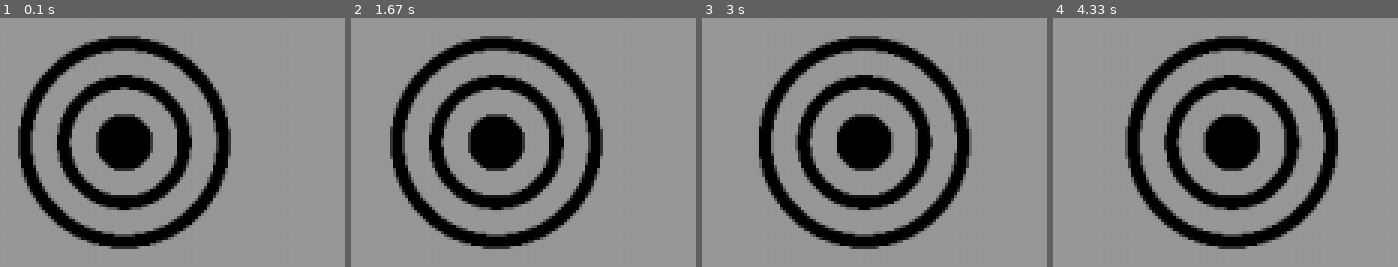
Above: before the commit, frames 1-4 (left to right).
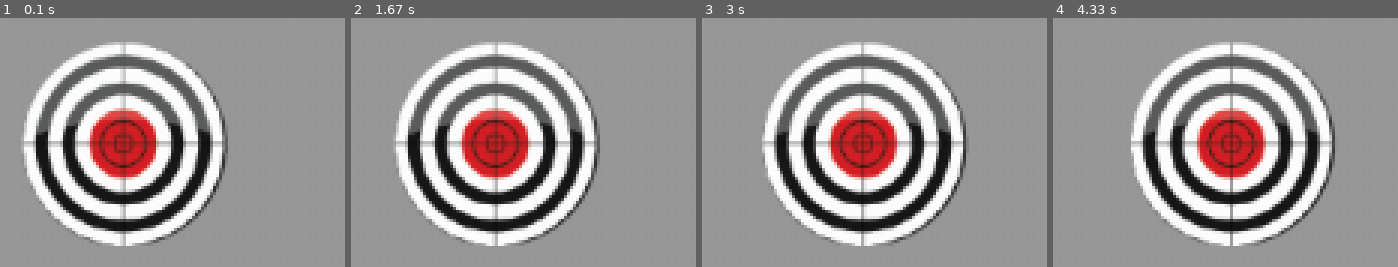
Above: after the commit, the same moments.

Repository: 7daytheory/pygame
Game: pygame game, started from code/main.py
Two runs of this game, one before a commit and one after it. Both use one fixed random seed, a clock stepped at 60 frames per second and the inputs below.
Inputs:
- Up to frame 1 (0.1 s): no input
- Up to frame 2 (1.67 s): no input
- Up to frame 3 (3 s): no input
- Up to frame 4 (4.33 s): no input

The runs differ from the first frame. In frame 1, 39% of the frame differs, in the area x 5-67%, y 7-93%; in frame 2, 39%; in frame 3, 39%; in frame 4, 39%, in the area x 20-83%, y 7-93%.

Commit message:
Feat: Create png file instead of SVG, remove the transorm scale

Diff:
--- a/code/main.py
+++ b/code/main.py
@@ -19,11 +19,8 @@
 x = 100
 
 #importing an image
-target_surf = pygame.image.load('images/target.svg')
-
-# Resize the image
-new_width, new_height = 100, 100
-target_surf = pygame.transform.scale(target_surf, (new_width, new_height))
+# Made the image 100 x 100 rather than resizing it with transform.scale
+target_surf = pygame.image.load('images/target.png')
 
 #event loop
 while running:
Binary file added: images/target.png
Not shown, removed: images/target.svg
